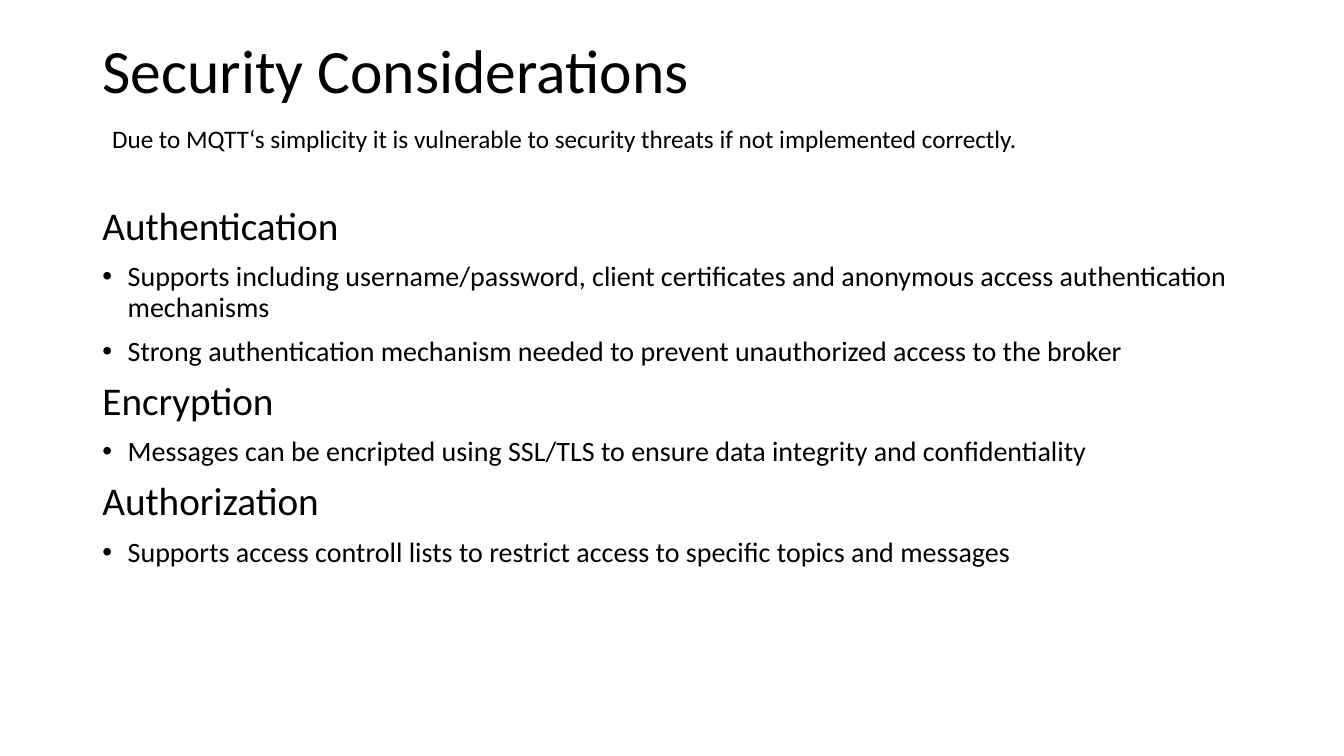
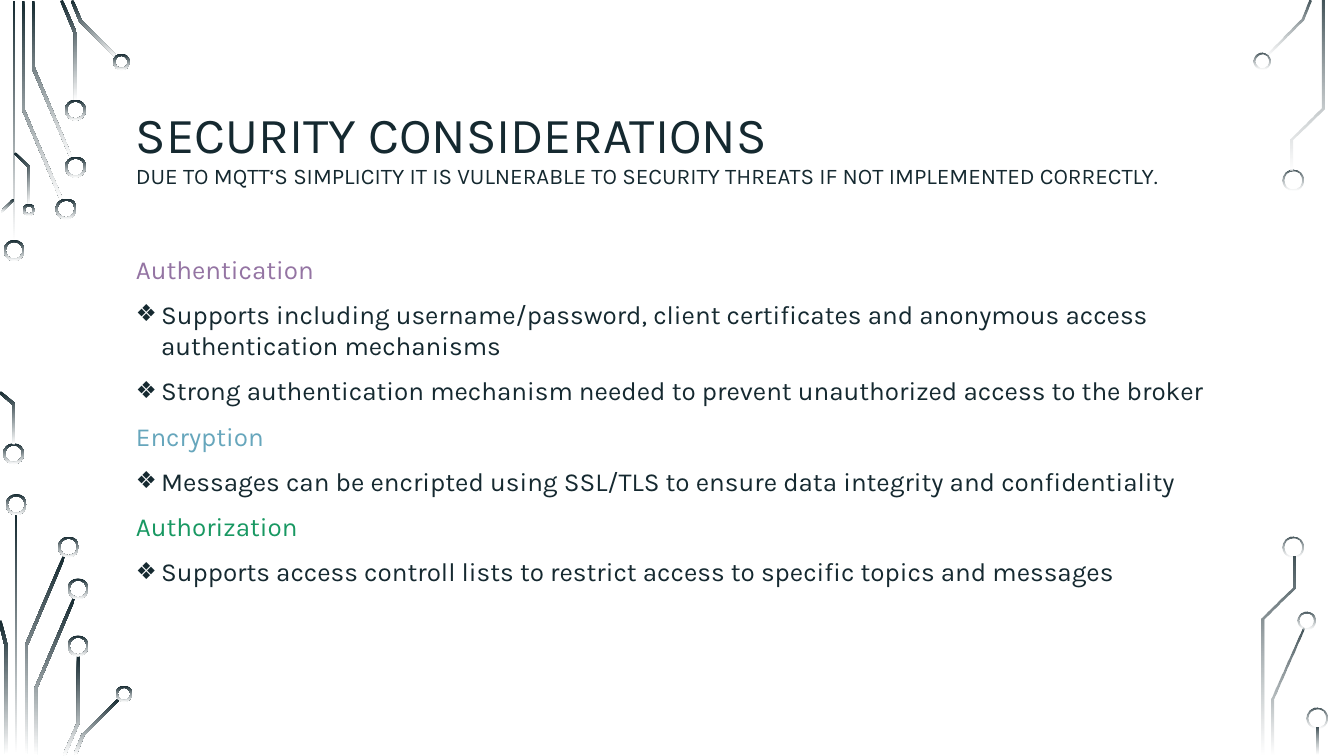
Before and after one commit to sebivenlo/ESD-2023-MQTT, a slide deck: slide 9 of Presentation/Jonas MQTT.pptx (slide 8 before the commit). Drawn at 1344x756 pixels with LibreOffice and Linux fonts; fonts in the diff are those of the drawing; background and template pictures are left out. Boxes give left, top, right and bottom in pixels: in the first picture for what was removed or moved away, otherwise in the second. Text is boxed around its words. In the diff, an @@ line names an element or a change of style, - is before the commit and + after.

```diff
--- a/Presentation/Jonas MQTT.pptx
+++ b/Presentation/Jonas MQTT.pptx
@@ title removed at [102,50,689,103] @@
-Security Considerations
@@ title "SECURITY CONSIDERATIONS DUE TO MQTT‘S ..." at [136,120,1158,188]: vertical alignment top to middle @@
@@ title at [136,120,1158,188]: text changed; size 18 to 16 pt; font Calibri to Karla; text colour #000000 to #152930 @@
-Due to MQTT‘s simplicity it is vulnerable to security threats if not implemented correctly.
+SECURITY CONSIDERATIONS
+DUE TO MQTT‘S SIMPLICITY IT IS VULNERABLE TO SECURITY THREATS IF NOT IMPLEMENTED CORRECTLY.
@@ text "Authentication": place and size @@
-text "Authentication" at [102,212,1226,567]
+text "Authentication" at [136,261,1203,588]
@@ text "Authentication" at [136,261,1203,588]: size 28 to 18.6 pt in "Authentication", "Encryption", "Authorization"; font Calibri to Karla; text colour #000000 to #9474A3 in "Authentication"; size 20 to 18.6 pt, text colour #000000 to #152930 in "Supports including username/password, client certificates an ...", "Strong authentication mechanism needed to prevent unauthoriz ...", "Messages can be encripted using SSL/TLS to ...", "Supports access controll lists to restrict access ..."; text colour #000000 to #66A6BC in "Encryption"; text colour #000000 to #189862 in "Authorization"; line spacing 0.9 to 1; bullet • to ❖ @@
@@ group added at [0,0,1328,756]: 33 freeform shapes, 3 rectangles @@
```
Also in this commit, not shown: 8 other slides changed, 3 slides added, 3 slides removed.
